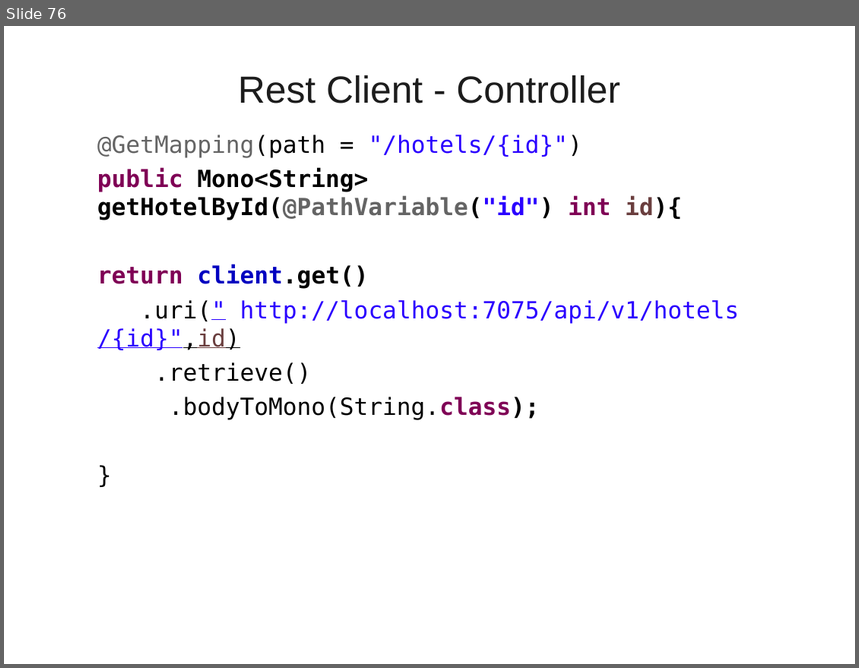
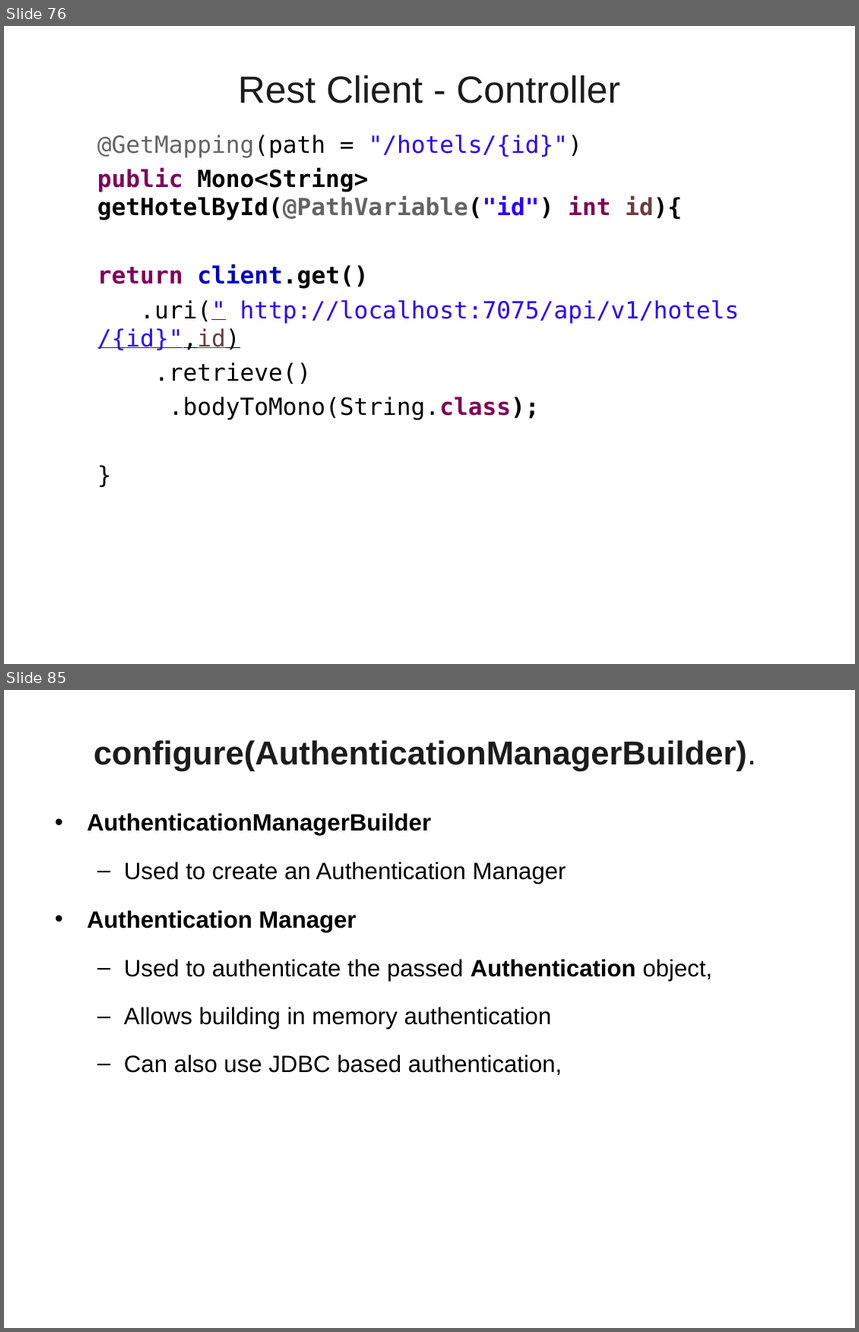
Before and after one commit to vatsanTraining/lumen_sep_2021, a slide deck: SpringBoot_Day_Two_Lumen_2021.ppt. Shown one above the other, each under a label of ours: slide 76 before the commit, slides 76 and 85 after it; the slides between them are not shown. The pictures are 859x668 and 859x1332 pixels, drawn with LibreOffice and Linux fonts; fonts in the diff are those of the drawing; background and template pictures are left out. Boxes give left, top, right and bottom in pixels: in the first picture for what was removed or moved away, otherwise in the second. Text is boxed around its words. In the diff, an @@ line names an element or a change of style, - is before the commit and + after.

```diff
--- a/SpringBoot_Day_Two_Lumen_2021.ppt
+++ b/SpringBoot_Day_Two_Lumen_2021.ppt
@@ slide 85 added at (4, 690, 855, 1328), background picture (left out) @@
@@ title added at (94, 740, 756, 771), 28 pt, text #1C1C1C, bold @@
+configure(AuthenticationManagerBuilder).
@@ text added at (87, 813, 713, 1075), 20 pt, text #000000 @@
+• AuthenticationManagerBuilder
+  – Used to create an Authentication Manager
+• Authentication Manager
+  – Used to authenticate the passed Authentication object,
+  – Allows building in memory authentication
+  – Can also use JDBC based authentication,
```
Also in this commit, not shown: 15 other slides added.
